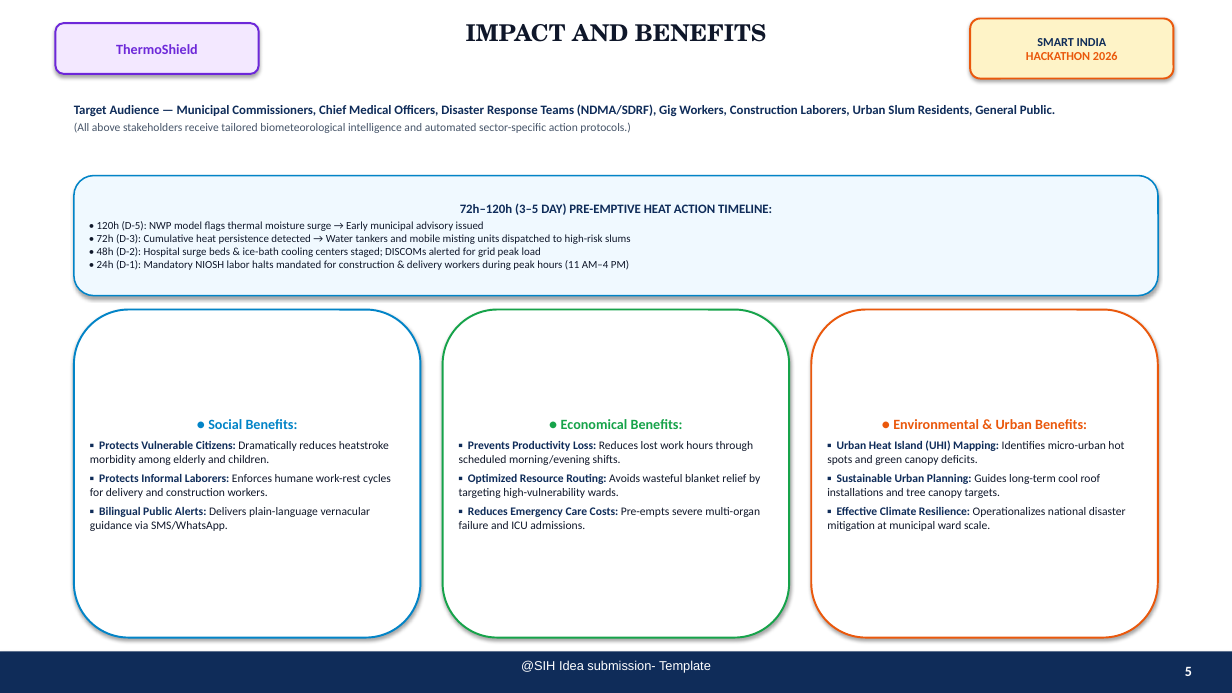
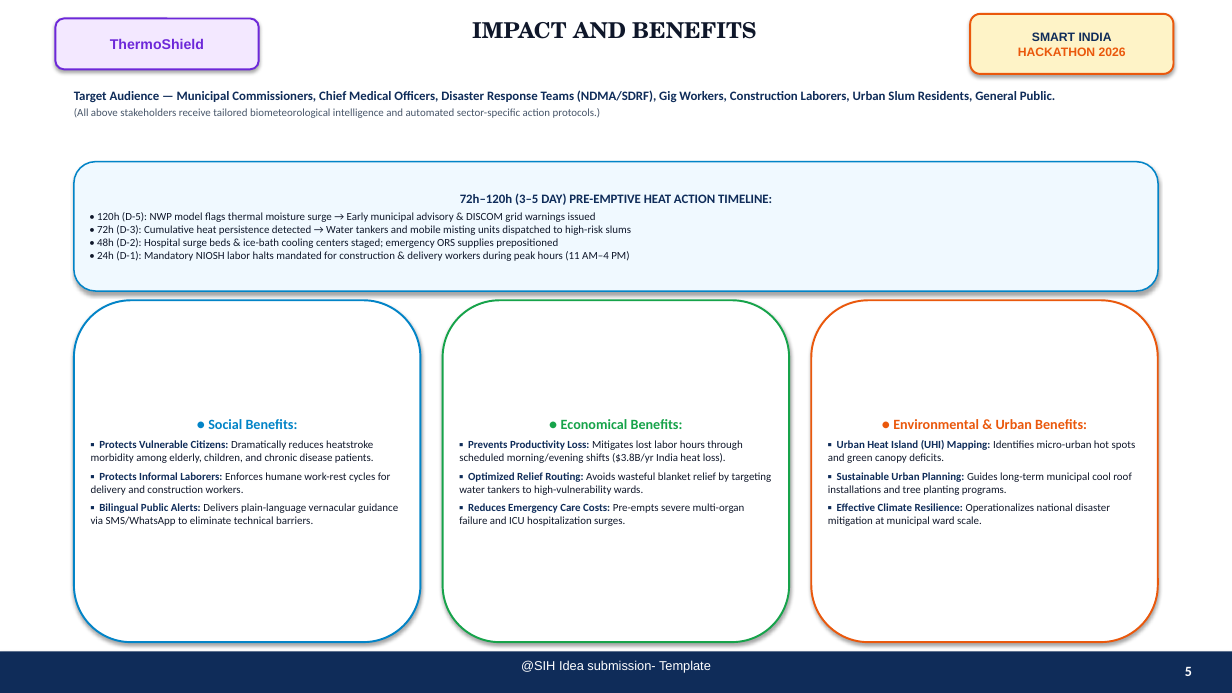
Before and after one commit to fatehbrar07/SIH26083-Heat-Risk, a slide deck: slide 5 of docs/sih/SIH2026_IDEA_Presentation_SIH26083_Official.pptx. Drawn at 1232x693 pixels with LibreOffice and Linux fonts; fonts in the diff are those of the drawing. Boxes give left, top, right and bottom in pixels: in the first picture for what was removed or moved away, otherwise in the second. Text is boxed around its words. In the diff, an @@ line names an element or a change of style, - is before the commit and + after.

Commit message:
docs: regenerate SIH26083 presentation aligning with references 1, 2, 3, 4 winning format

```diff
--- a/docs/sih/SIH2026_IDEA_Presentation_SIH26083_Official.pptx
+++ b/docs/sih/SIH2026_IDEA_Presentation_SIH26083_Official.pptx
@@ rounded rectangle "ThermoShield": place and size @@
-rounded rectangle "ThermoShield" at (55,23,259,74)
+rounded rectangle "ThermoShield" at (55,18,259,69)
@@ rounded rectangle "ThermoShield" at (55,18,259,69): font Calibri to Arial @@
@@ text "IMPACT AND BENEFITS" at (472,22,756,39): size 18 to 17 pt @@
@@ rounded rectangle "SMART INDIA": place and size @@
-rounded rectangle "SMART INDIA" at (970,18,1174,79)
+rounded rectangle "SMART INDIA" at (970,14,1174,74)
@@ rounded rectangle "SMART INDIA" at (970,14,1174,74): font Calibri to Arial @@
@@ text "Target Audience — Municipal Commissioners, ...": place and size @@
-text "Target Audience — Municipal Commissioners, ..." at (74,104,1056,133)
+text "Target Audience — Municipal Commissioners, ..." at (74,90,1056,118)
@@ text at (74,108,601,118): size 9 to 8.5 pt in "(All above stakeholders receive tailored biometeorological i ..." @@
@@ rounded rectangle "72h–120h (3–5 DAY) PRE-EMPTIVE HEAT ...": place and size @@
-rounded rectangle "72h–120h (3–5 DAY) PRE-EMPTIVE HEAT ..." at (74,176,1158,296)
+rounded rectangle "72h–120h (3–5 DAY) PRE-EMPTIVE HEAT ..." at (74,162,1158,291)
@@ text in rounded rectangle at (97,212,631,261): text changed @@
-• 120h (D-5): NWP model flags thermal moisture surge → Early municipal advisory issued
-• 72h (D-3): Cumulative heat persistence detected → Water tankers and mobile misting units dispatched to high-risk slums
-• 48h (D-2): Hospital surge beds & ice-bath cooling centers staged; DISCOMs alerted for grid peak load
-• 24h (D-1): Mandatory NIOSH labor halts mandated for construction & delivery workers during peak hours (11 AM–4 PM)
+• 120h (D-5): NWP model flags thermal moisture surge → Early municipal advisory & DISCOM grid warnings issued
+• 72h (D-3): Cumulative heat persistence detected → Water tankers and mobile misting units dispatched to high-risk slums
+• 48h (D-2): Hospital surge beds & ice-bath cooling centers staged; emergency ORS supplies prepositioned
+• 24h (D-1): Mandatory NIOSH labor halts mandated for construction & delivery workers during peak hours (11 AM–4 PM)
@@ rounded rectangle "● Social Benefits:": place and size @@
-rounded rectangle "● Social Benefits:" at (74,310,421,638)
+rounded rectangle "● Social Benefits:" at (74,300,421,642)
@@ rounded rectangle "● Economical Benefits:": place and size @@
-rounded rectangle "● Economical Benefits:" at (443,310,789,638)
+rounded rectangle "● Economical Benefits:" at (443,300,789,642)
@@ rounded rectangle "● Environmental & Urban Benefits:": place and size @@
-rounded rectangle "● Environmental & Urban Benefits:" at (811,310,1158,638)
+rounded rectangle "● Environmental & Urban Benefits:" at (811,300,1158,642)
@@ text in rounded rectangle at (91,440,374,463): text changed; size 9 to 8.5 pt @@
-▪ Protects Vulnerable Citizens: Dramatically reduces heatstroke morbidity among elderly and children.
+▪ Protects Vulnerable Citizens: Dramatically reduces heatstroke morbidity among elderly, children, and chronic disease patients.
@@ text in rounded rectangle at (459,440,772,526): text changed; size 9 to 8.5 pt @@
-▪ Prevents Productivity Loss: Reduces lost work hours through scheduled morning/evening shifts.
-▪ Optimized Resource Routing: Avoids wasteful blanket relief by targeting high-vulnerability wards.
-▪ Reduces Emergency Care Costs: Pre-empts severe multi-organ failure and ICU admissions.
+▪ Prevents Productivity Loss: Mitigates lost labor hours through scheduled morning/evening shifts ($3.8B/yr India heat loss).
+▪ Optimized Relief Routing: Avoids wasteful blanket relief by targeting water tankers to high-vulnerability wards.
+▪ Reduces Emergency Care Costs: Pre-empts severe multi-organ failure and ICU hospitalization surges.
@@ text in rounded rectangle at (828,440,1136,526): size 9 to 8.5 pt in "▪ Urban Heat Island (UHI) Mapping: Identifies ...", "▪ Effective Climate Resilience: Operationalizes national dis ..." @@
@@ text in rounded rectangle at (91,472,391,495): size 9 to 8.5 pt in "▪ Protects Informal Laborers: Enforces humane work-rest ..." @@
@@ text in rounded rectangle at (828,472,1131,495): text changed; size 9 to 8.5 pt @@
-▪ Sustainable Urban Planning: Guides long-term cool roof installations and tree canopy targets.
+▪ Sustainable Urban Planning: Guides long-term municipal cool roof installations and tree planting programs.
@@ text in rounded rectangle at (91,503,398,526): text changed; size 9 to 8.5 pt @@
-▪ Bilingual Public Alerts: Delivers plain-language vernacular guidance via SMS/WhatsApp.
+▪ Bilingual Public Alerts: Delivers plain-language vernacular guidance via SMS/WhatsApp to eliminate technical barriers.
```
Also in this commit, not shown: 5 other slides changed, 1 other file.
